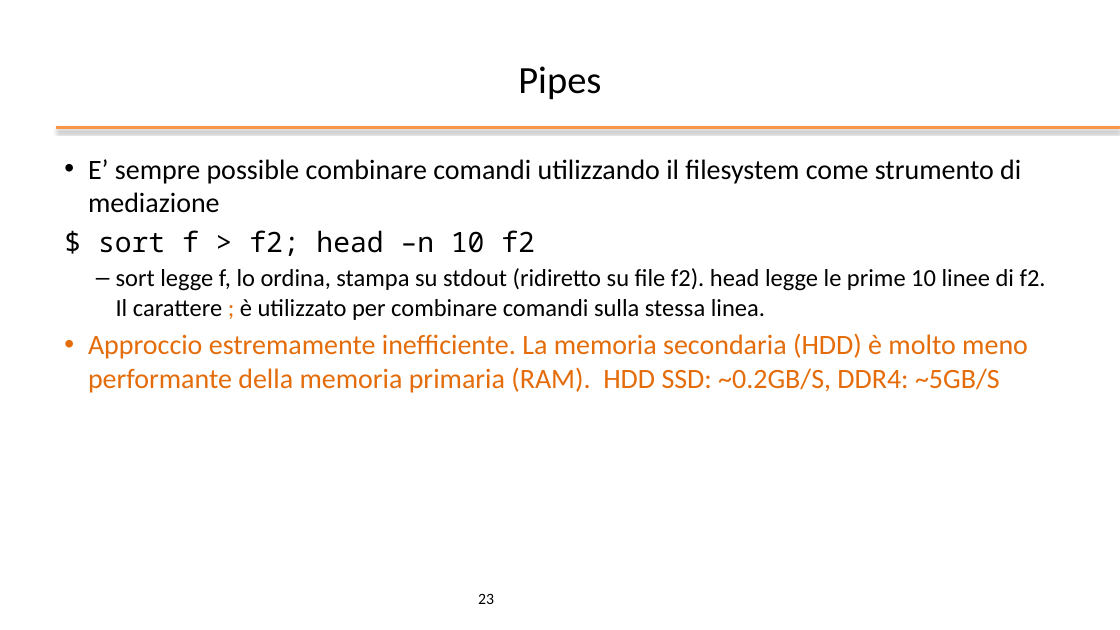
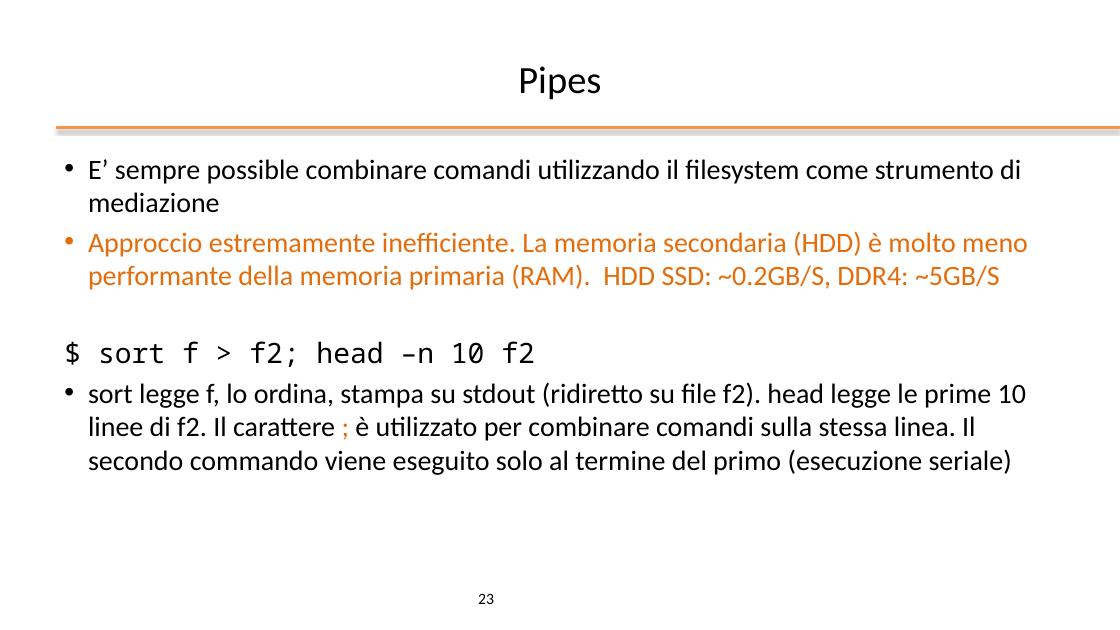
Before and after one commit to gabricatta7/operatingsystemsbsc, a slide deck: slide 23 of bash/slides/ppt/02 - Bash Shell.pptx. Drawn at 1120x630 pixels with LibreOffice and Linux fonts; fonts in the diff are those of the drawing; background and template pictures are left out. Boxes give left, top, right and bottom in pixels: in the first picture for what was removed or moved away, otherwise in the second. Text is boxed around its words. In the diff, an @@ line names an element or a change of style, - is before the commit and + after.

```diff
--- a/bash/slides/ppt/02 - Bash Shell.pptx
+++ b/bash/slides/ppt/02 - Bash Shell.pptx
@@ text at [88,231,1028,290]: paragraph added @@
+• Approccio estremamente inefficiente. La memoria secondaria (HDD) è molto meno performante della memoria primaria (RAM). HDD SSD: ~0.2GB/S, DDR4: ~5GB/S
@@ text at [88,382,1026,475]: text changed; size 21 to 24 pt @@
-  – sort legge f, lo ordina, stampa su stdout (ridiretto su file f2). head legge le prime 10 linee di f2. Il carattere ; è utilizzato per combinare comandi sulla stessa linea.
-• Approccio estremamente inefficiente. La memoria secondaria (HDD) è molto meno performante della memoria primaria (RAM). HDD SSD: ~0.2GB/S, DDR4: ~5GB/S
+• sort legge f, lo ordina, stampa su stdout (ridiretto su file f2). head legge le prime 10 linee di f2. Il carattere ; è utilizzato per combinare comandi sulla stessa linea. Il secondo commando viene eseguito solo al termine del primo (esecuzione seriale)
```
Also in this commit, not shown: 9 other slides changed, 2 other files.
